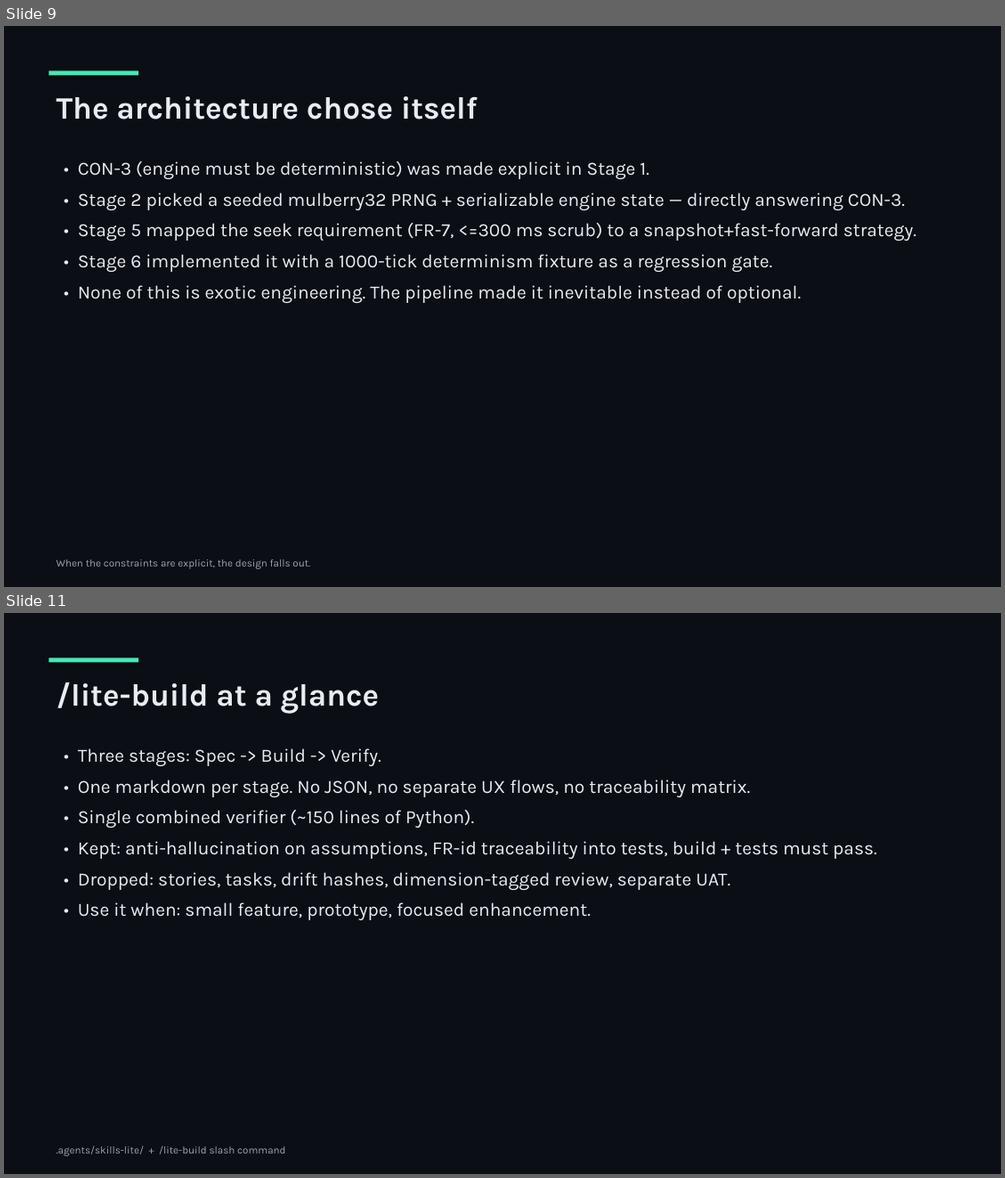
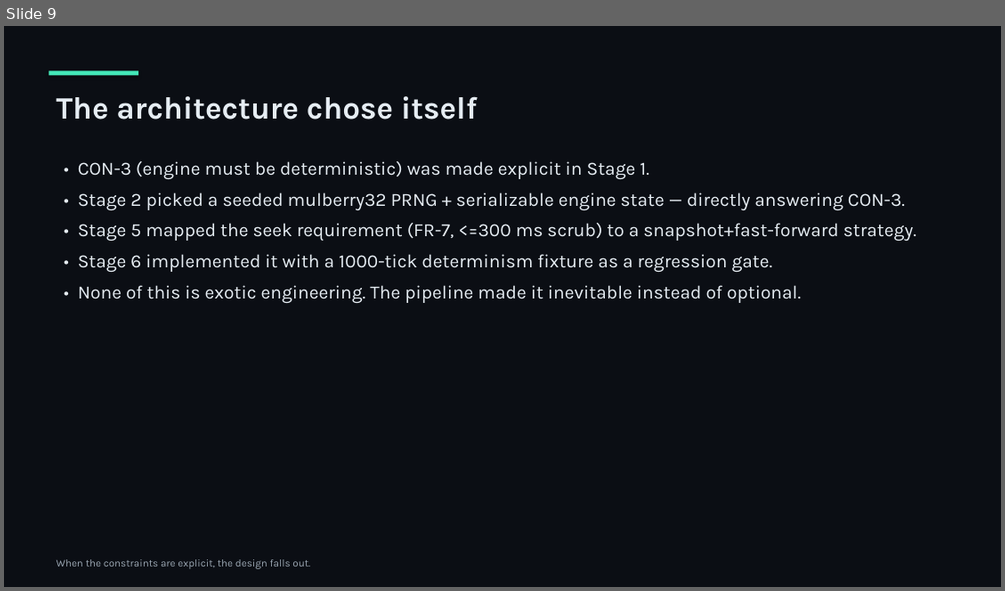
Before and after one commit to umais-developer/SDLC, a slide deck: docs/SDLC-pipeline-walkthrough.pptx. Shown one above the other, each under a label of ours: slides 9 and 11 before the commit, slide 9 after it; the slides between them are not shown. The pictures are 1005x1178 and 1005x591 pixels, drawn with LibreOffice and Linux fonts; fonts in the diff are those of the drawing. Boxes give left, top, right and bottom in pixels: in the first picture for what was removed or moved away, otherwise in the second. Text is boxed around its words. In the diff, an @@ line names an element or a change of style, - is before the commit and + after.

```diff
--- a/docs/SDLC-pipeline-walkthrough.pptx
+++ b/docs/SDLC-pipeline-walkthrough.pptx
@@ slide 11 removed at [4, 613, 1001, 1174], background #0B0E14 @@
@@ rectangle removed at [48, 657, 138, 662] @@
@@ text removed at [57, 682, 379, 714] @@
-/lite-build at a glance
@@ text removed at [78, 748, 877, 920] @@
-• Three stages: Spec -> Build -> Verify.
-• One markdown per stage. No JSON, no separate UX flows, no traceability matrix.
-• Single combined verifier (~150 lines of Python).
-• Kept: anti-hallucination on assumptions, FR-id traceability into tests, build + tests must pass.
-• Dropped: stories, tasks, drift hashes, dimension-tagged review, separate UAT.
-• Use it when: small feature, prototype, focused enhancement.
@@ text removed at [57, 1146, 285, 1156] @@
-.agents/skills-lite/ + /lite-build slash command
```
Also in this commit, not shown: 6 slides changed, 3 slides added, 2 other slides removed, 14 other files.
